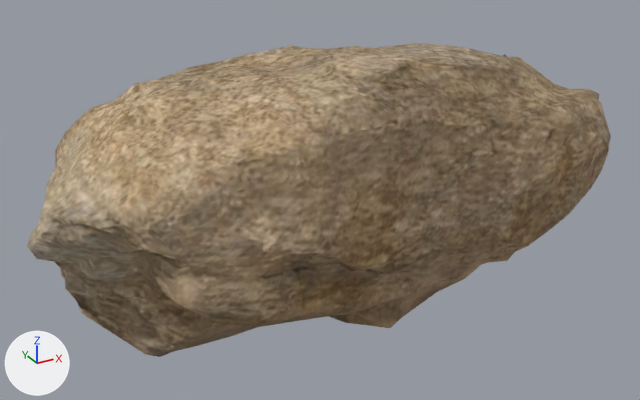
An edit to the glTF model public/assets/beach/models/rock-slab-lod0.glb, drawn before and after from the same camera.
One viewpoint serves both versions: a 50 mm lens placed at (-0.84, -1.465, 0.923), pointed at (-0.022, 0.021, 0.18). The axes (+X, +Y, +Z) are drawn at lower left. The lights are the same throughout. The first picture is the older version.

Names of what the first picture shows: 'namaqualand_boulder_05'.
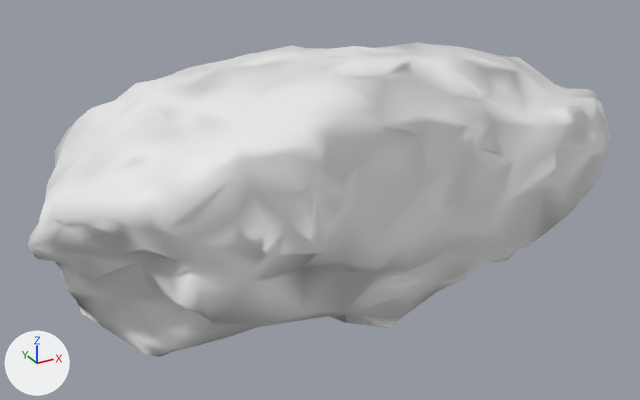
The change in detail:
me_boulder has 806 vertices, 1607 faces and spans x -0.633..0.729, y -0.35..0.396, z -0.005..0.528.
me_boulder no longer uses material mat_namaqualand_boulder_05.

Pixel boxes [x1, y1, x2, y2] of what changed, in the pictures (640 x 400 px):
'namaqualand_boulder_05', recoloured (brown to white)
    both: [27, 43, 611, 357]
